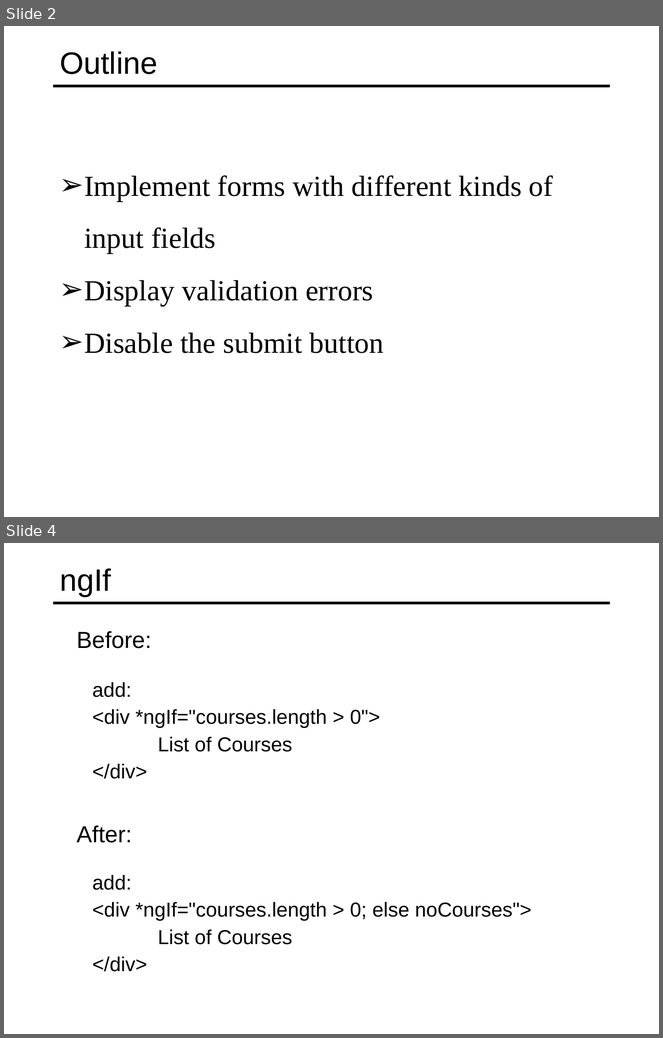
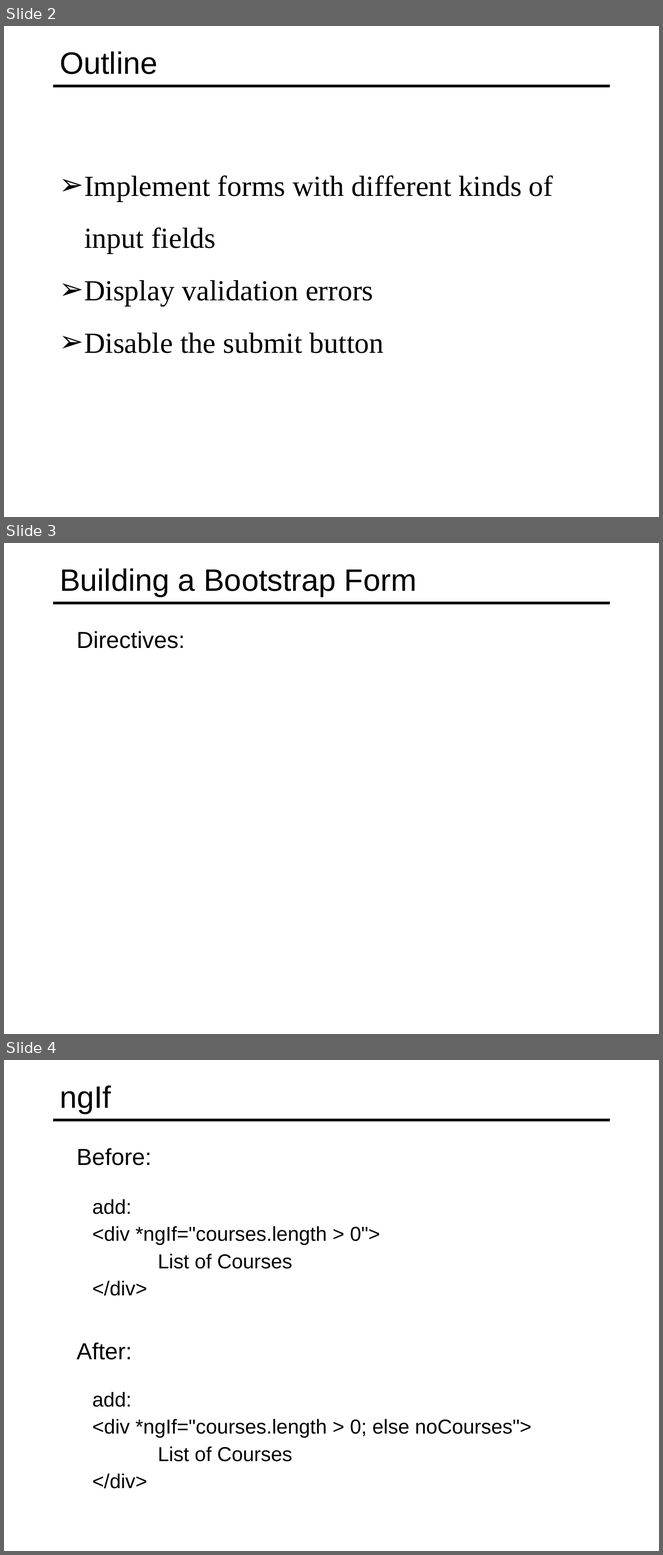
Before and after one commit to specter01wj/Jago_Link_Training, a slide deck: Angular/Angular7/Angular Advanced Course/Essentials/5.Template-driven Forms/L5_Template-driven Forms.ppt. Shown one above the other, each under a label of ours: slides 2 and 4 before the commit, slides 2, 3 and 4 after it; the slides between them are not shown. The pictures are 663x1038 and 663x1555 pixels, drawn with LibreOffice and Linux fonts; fonts in the diff are those of the drawing. Boxes give left, top, right and bottom in pixels: in the first picture for what was removed or moved away, otherwise in the second. Text is boxed around its words. In the diff, an @@ line names an element or a change of style, - is before the commit and + after.

Commit message:
10/15/2019 v1

```diff
--- a/Angular/Angular7/Angular Advanced Course/Essentials/5.Template-driven Forms/L5_Template-driven Forms.ppt
+++ b/Angular/Angular7/Angular Advanced Course/Essentials/5.Template-driven Forms/L5_Template-driven Forms.ppt
@@ slide 3 added at (x1=4, y1=543, x2=659, y2=1034), background #FFFFFF; not listed: 1 template element that a slide beside it also shows @@
@@ title added at (x1=60, y1=568, x2=417, y2=596), 34 pt, text #000000 @@
+Building a Bootstrap Form
@@ text added at (x1=77, y1=631, x2=185, y2=649), 25.5 pt, text #000000 @@
+  Directives:
```
Also in this commit, not shown: 1 slide removed.
